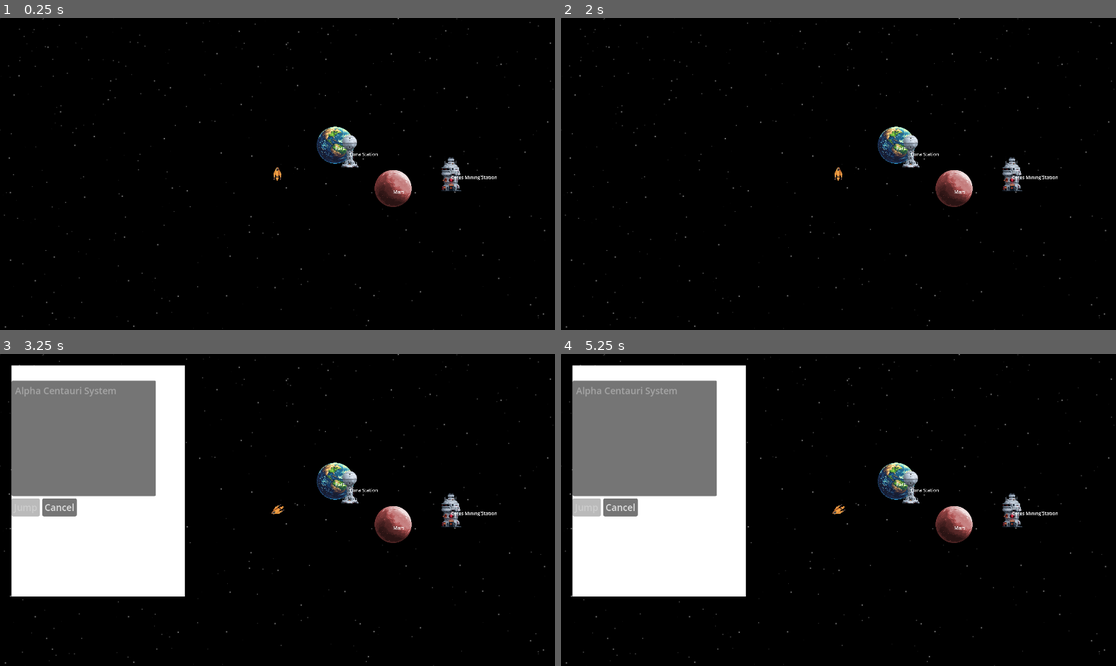
Above: before the commit, frames 1-4 (two rows, left to right).
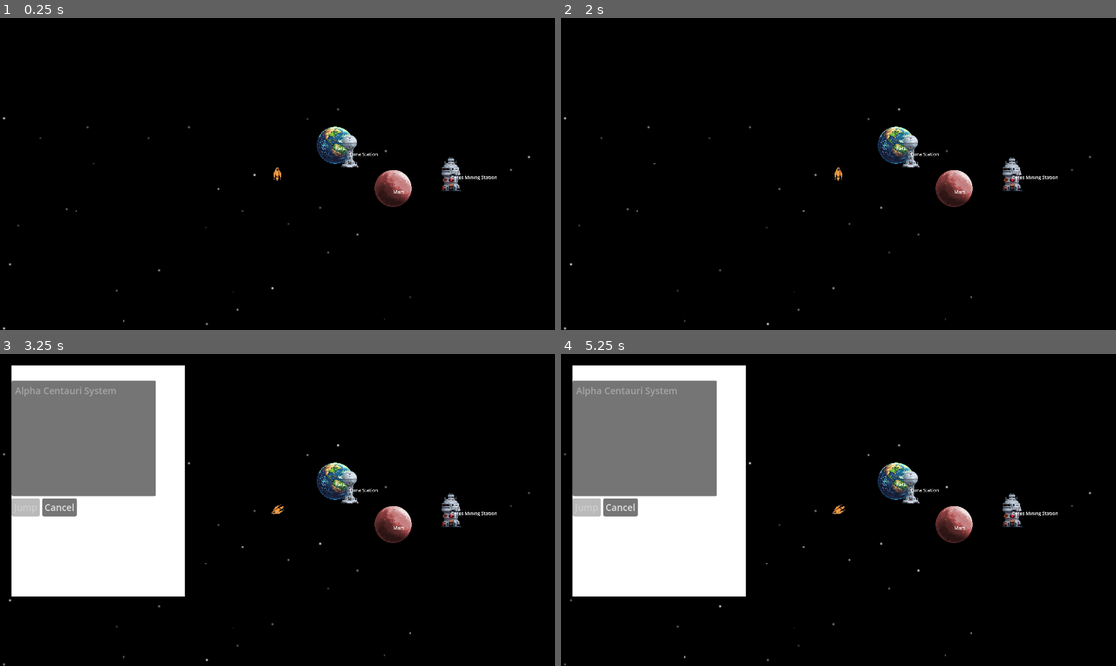
Above: after the commit, the same moments.

Repository: krets/GN_Prototype
Game: Godot game, scene res://scenes/Main.tscn
Same seed, same stepped clock (60 frames per second), same inputs: the game is played once before the commit and once after it.
Inputs:
- Up to frame 1 (0.25 s): no input
- Up to frame 2 (2 s): tap Enter at 0.5 s; hold Right (turn_right) 0.53-1.25 s; hold H (hyperspace) 0.53-1.25 s; click "Cancel" at 1.25 s
- Up to frame 3 (3.25 s): tap Space (interact) at 2, 2.1 s; hold Left (turn_left) 2.03-2.78 s; tap Enter at 2.75 s; hold Right (turn_right) from 2.78 s (still down); hold H (hyperspace) from 2.78 s (still down)
- Up to frame 4 (5.25 s): tap Space (interact) at 3.5, 3.6, 5, 5.1 s; release Right (turn_right) at 3.53 s; release H (hyperspace) at 3.53 s; hold Up (thrust) 3.53-4.28 s; tap Enter at 4.25 s; hold H (hyperspace) 4.28-5.03 s; hold Left (turn_left) from 4.28 s (still down)

The runs differ from the first frame. In frame 1, 0.3% of the frame differs, in the area x 0-100%, y 0-100%; in frame 2, 0.3%; in frame 3, 0.2%; in frame 4, 0.2%.

Commit message:
better  parallax stars
bit by bit better and better

Diff:
--- a/scenes/ParallaxStarfield.tscn
+++ b/scenes/ParallaxStarfield.tscn
@@ -5,27 +5,39 @@
 
 [sub_resource type="ShaderMaterial" id="ShaderMaterial_65eys"]
 shader = ExtResource("2_mx1rw")
-shader_parameter/star_density = 0.002
-shader_parameter/star_brightness = 0.5
-shader_parameter/star_size = 0.2
+shader_parameter/star_density = 8.3331
+shader_parameter/star_brightness = 2.0
+shader_parameter/star_size = 20.0
+shader_parameter/twinkle_speed = 0.208
+shader_parameter/world_offset = Vector2(0, 0)
+shader_parameter/tile_size = 347.656
 
 [sub_resource type="ShaderMaterial" id="ShaderMaterial_obgmf"]
 shader = ExtResource("2_mx1rw")
-shader_parameter/star_density = 0.002
-shader_parameter/star_brightness = 1.0
-shader_parameter/star_size = 0.2
+shader_parameter/star_density = 0.0591
+shader_parameter/star_brightness = 0.708
+shader_parameter/star_size = 1.489
+shader_parameter/twinkle_speed = 0.833
+shader_parameter/world_offset = Vector2(0, 0)
+shader_parameter/tile_size = 200.0
 
 [sub_resource type="ShaderMaterial" id="ShaderMaterial_0t005"]
 shader = ExtResource("2_mx1rw")
-shader_parameter/star_density = 0.002
-shader_parameter/star_brightness = 1.0
-shader_parameter/star_size = 0.1
+shader_parameter/star_density = 0.0401
+shader_parameter/star_brightness = 0.99
+shader_parameter/star_size = 1.64
+shader_parameter/twinkle_speed = 0.0
+shader_parameter/world_offset = Vector2(0, 0)
+shader_parameter/tile_size = 211.194
 
 [sub_resource type="ShaderMaterial" id="ShaderMaterial_mx1rw"]
 shader = ExtResource("2_mx1rw")
-shader_parameter/star_density = 5.8331
-shader_parameter/star_brightness = 1.317
-shader_parameter/star_size = 1.228
+shader_parameter/star_density = 0.1
+shader_parameter/star_brightness = 2.0
+shader_parameter/star_size = 1.997
+shader_parameter/twinkle_speed = 0.5
+shader_parameter/world_offset = Vector2(0, 0)
+shader_parameter/tile_size = 500.0
 
 [node name="ParallaxStarfield" type="ParallaxBackground"]
 script = ExtResource("1_uikql")
@@ -42,7 +54,7 @@
 
 [node name="StarLayer1" type="ParallaxLayer" parent="."]
 motion_scale = Vector2(0.1, 0.1)
-motion_mirroring = Vector2(4000, 4000)
+motion_mirroring = Vector2(8000, 8000)
 
 [node name="StarRect1" type="ColorRect" parent="StarLayer1"]
 material = SubResource("ShaderMaterial_65eys")
@@ -53,8 +65,9 @@
 mouse_filter = 2
 
 [node name="StarLayer2" type="ParallaxLayer" parent="."]
+visible = false
 motion_scale = Vector2(0.3, 0.3)
-motion_mirroring = Vector2(4000, 4000)
+motion_mirroring = Vector2(8000, 8000)
 
 [node name="StarRect2" type="ColorRect" parent="StarLayer2"]
 material = SubResource("ShaderMaterial_obgmf")
@@ -66,7 +79,7 @@
 
 [node name="StarLayer3" type="ParallaxLayer" parent="."]
 motion_scale = Vector2(0.6, 0.6)
-motion_mirroring = Vector2(4000, 4000)
+motion_mirroring = Vector2(8000, 8000)
 
 [node name="StarRect3" type="ColorRect" parent="StarLayer3"]
 material = SubResource("ShaderMaterial_0t005")
--- a/shaders/StarfieldShader.gdshader
+++ b/shaders/StarfieldShader.gdshader
@@ -1,45 +1,69 @@
-// BETTER DEBUG SHADER - Small, dense stars
+// IMPROVED STARFIELD SHADER - Responsive density control
 shader_type canvas_item;
 
 uniform float star_density : hint_range(0.0001, 10) = 0.002;
 uniform float star_brightness : hint_range(0.0, 2.0) = 1.0;
-uniform float star_size : hint_range(0.001, 2.0) = 1.0;
+uniform float star_size : hint_range(0.1, 20.0) = 2.0;
+uniform float twinkle_speed : hint_range(0.0, 2.0) = 0.5;
+uniform vec2 world_offset = vec2(0.0, 0.0);
+uniform float tile_size : hint_range(50.0, 500.0) = 200.0;
 
-// Simple hash function
+// Better hash function for more random distribution
 float hash21(vec2 p) {
-    p = fract(p * vec2(234.34, 435.345));
-    p += dot(p, p + 34.23);
-    return fract(p.x * p.y);
+    p = fract(p * vec2(123.34, 456.78));
+    p += dot(p, p + 45.32);
+    return fract(p.x * p.y * 789.12);
+}
+
+// Multi-octave hash for better distribution
+float hash21_multi(vec2 p) {
+    return fract(sin(dot(p, vec2(12.9898, 78.233))) * 43758.5453);
 }
 
 void fragment() {
-    // Create a grid of potential star positions
-    vec2 grid_size = vec2(50.0);  // 30x30 grid across the UV space
-    vec2 grid_pos = floor(UV * grid_size);
-    vec2 cell_uv = fract(UV * grid_size);
+    // Simple UV-based positioning - let ParallaxLayers handle movement
+    vec2 world_pos = UV;
+
+    // Create variable grid size based on density
+    // Higher density = smaller grid cells = more potential star locations
+    float grid_scale = mix(20.0, 200.0, sqrt(star_density * 1.0));
+    vec2 grid_pos = floor(world_pos * grid_scale);
+    vec2 cell_uv = fract(world_pos * grid_scale);
 
     float star_alpha = 0.0;
 
-    // Use hash to randomly decide if this cell has a star
-    float star_chance = hash21(grid_pos);
+    // Check for star in current cell
+    float star_chance = hash21_multi(grid_pos);
 
-    // Adjust the density scaling to make stars more visible
-    float adjusted_density = star_density * 50000.0;  // Much higher multiplier
+    // Much more direct density control
+    // star_density of 0.001 = very sparse, 0.1 = very dense
+    float density_threshold = star_density * 10.0;
 
-    // Only create a star if the random value is within our density range
-    if (star_chance < adjusted_density) {
-        // Position the star randomly within the cell
-        vec2 star_pos = vec2(hash21(grid_pos + vec2(12.34, 56.78)),
-                            hash21(grid_pos + vec2(78.90, 23.45)));
+    if (star_chance < density_threshold) {
+        // Random position within cell
+        vec2 star_local_pos = vec2(
+            hash21(grid_pos + vec2(13.7, 27.1)),
+            hash21(grid_pos + vec2(41.3, 67.9))
+        );
 
         // Distance from current pixel to star center
-        float dist = length(cell_uv - star_pos) * grid_size.x;
+        float dist = length(cell_uv - star_local_pos);
 
-        // Create small, sharp stars
-        float star_radius = star_size;
-        if (dist < star_radius) {
-            float intensity = 1.0 - (dist / star_radius);
-            intensity = pow(intensity, 5.0);  // Sharp but not too sharp
+        // Adaptive star size based on grid scale
+        float base_radius = star_size / grid_scale;
+
+        if (dist < base_radius) {
+            // Sharp star with soft edges
+            float intensity = 1.0 - smoothstep(0.0, base_radius, dist);
+            intensity = pow(intensity, 2.0);
+
+            // Add twinkling if enabled
+            if (twinkle_speed > 0.0) {
+                float twinkle_seed = hash21(grid_pos + vec2(99.9, 11.1));
+                float twinkle = sin(TIME * twinkle_speed + twinkle_seed * 6.28318) * 0.3 + 0.7;
+                intensity *= twinkle;
+            }
+
             star_alpha = intensity * star_brightness;
         }
     }
Renamed: sprites/planets/jump_gate.png -> sprites/stations/jump_gate.png
Not shown, changed: sprites/stations/jump_gate.png.import
